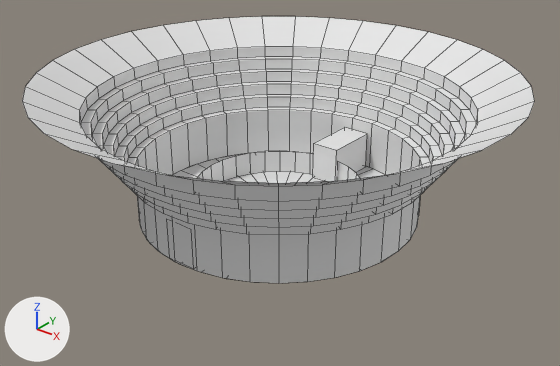
Two versions of the OBJ model Vertical Slice II/Assets/Art/Colloseum Prototype.obj, one commit apart.
Camera for both pictures: a 50 mm camera at (53.0, -66.0, 46.9) aimed at (1.4, -1.5, 6.9). Arrows for +X, +Y and +Z are at lower left; the lights stay in place. Mesh edges are drawn as thin lines. Where no turn or scale is listed for an object, it has been applied to the vertices. Vertices at the same position are counted once.

Objects in the first picture: 'Colloseum Prototype'.
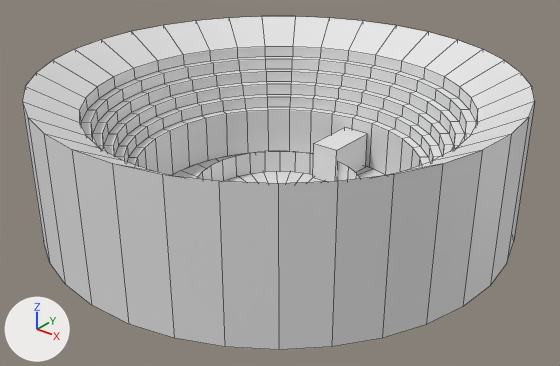
The newer file is also rescaled (x100.0) as a whole; pictures and numbers use the older file's frame.

Pixel boxes [x1, y1, x2, y2] of what changed, in the pictures (560 x 366 px):
'Colloseum Prototype', reshaped (25% taller): before [22, 17, 535, 283]; after [22, 17, 535, 350]
part 1 of me_colloseum_prototype, added: after [22, 102, 535, 350]

The edits, one by one:
me_colloseum_prototype is used by ob_colloseum_prototype; location (0.0, 0.0, 0.0).
me_colloseum_prototype had 569 vertices, 499 faces and spanned x -27.7..27.8, y -27.8..27.8, z 2.7..19.4.
me_colloseum_prototype now has 604 vertices, 534 faces and spans x -27.7..27.8, y -27.8..27.8, z 2.7..19.4.
me_colloseum_prototype part 1: 35 vertices added at x -27.7..27.8, y -27.8..27.8, z 2.7.
